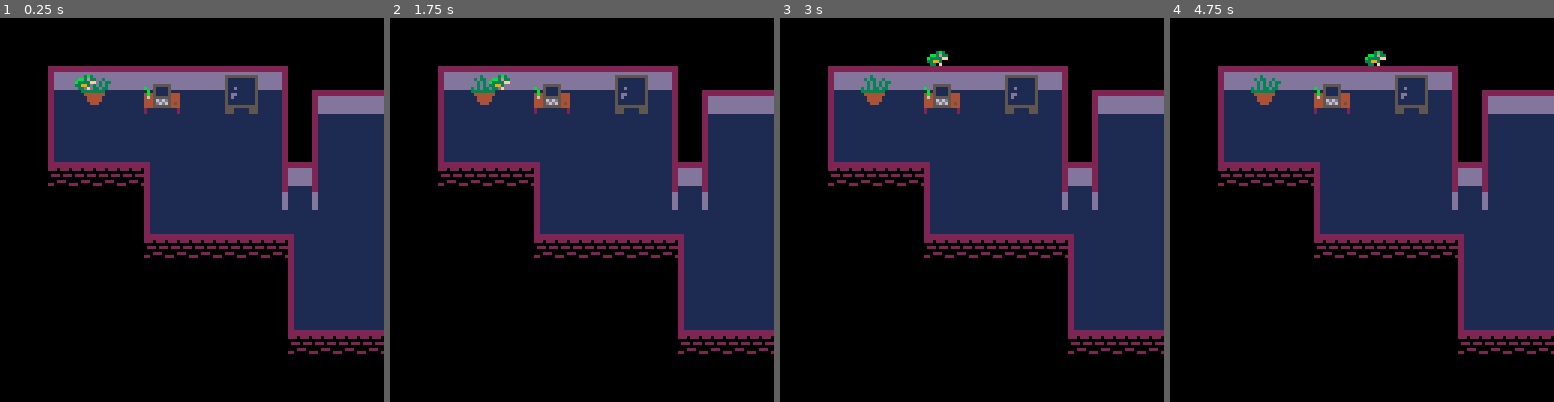
Above: before the commit, frames 1-4 (left to right).
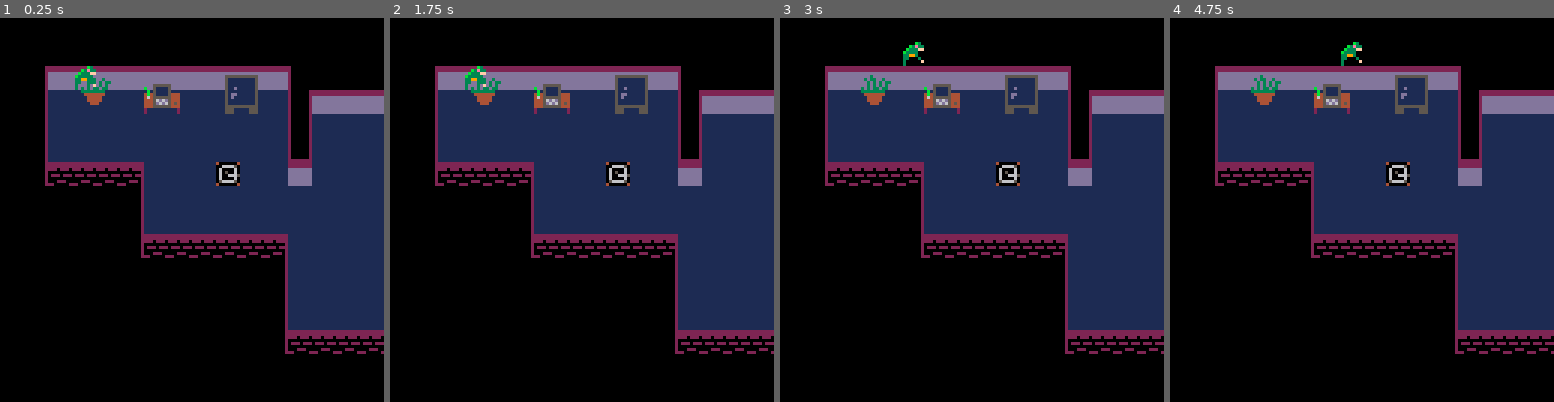
Above: after the commit, the same moments.

Repository: mirabish/BiSH
Game: PICO-8 cartridge miranda.p8
Same seed, same stepped clock (60 frames per second), same inputs: the game is played once before the commit and once after it.
Inputs:
- Up to frame 1 (0.25 s): no input
- Up to frame 2 (1.75 s): hold Right from 1.6 s (still down)
- Up to frame 3 (3 s): release Right at 2.1 s; hold Up 2.15-2.42 s; hold Right from 2.47 s (still down)
- Up to frame 4 (4.75 s): release Right at 3.03 s; hold Left 3.08-3.58 s; hold Down 3.63-3.97 s; hold Right 4.02-4.68 s; hold Up from 4.73 s (still down)

The runs differ from the first frame. In frame 1, 3.7% of the frame differs, in the area x 11-83%, y 12-88%; in frame 2, 3.8%; in frame 3, 3.8%, in the area x 11-83%, y 6-88%; in frame 4, 3.8%.

Commit message:
collisions + music

Diff:
--- a/miranda.p8
+++ b/miranda.p8
@@ -1,5 +1,5 @@
 pico-8 cartridge // http://www.pico-8.com
-version 34
+version 35
 __lua__
 --player code
 function _init()
@@ -35,7 +36,7 @@
 	p.x=3
 	p.y=2
 
-	p.sprite=2
+	p.sprite=6
 
 end
 
@@ -58,6 +59,8 @@
 
 		-- letting using key
 
+	interact(newx,newy)
+
 	if (can_move(newx,newy)) then
 		p.x = mid(0, newx, 127)
 		p.y = mid(0, newy, 63)
@@ -70,10 +73,11 @@
 function map_setup()
 -- tile settings
  wall=0
- key=1
+ stereo=1
  door=2
  anim1=3
  anim2=4
+ sound=5
  lose=6
  win=7
 --sprite flags^
@@ -92,8 +96,9 @@
 end
 
 function is_tile(tile_type,x,y)
-	tile = mget(x,y)
-	has_flag=fget(tile,tile_type)
+	tile = mget(x,y)  --what number sprite is at this tile
+	has_flag=fget(tile,tile_type) --tels us if that sprite has the sprite flags
+	--turned on
 	return has_flag
 end
 
@@ -108,23 +113,23 @@
 	-- then replaces it with
 	-- that tile + 1
 	-- remember to replace
-	-- with like white lightening
 	-- or something
 
 end
 
-function get_key(x,y)
-	p.keys+=1
-	swap_tile(x,y)
-
-end
-
-function open_door(x,y)
-	p.keys-=1
-	swap_tile(x,y)
-
-
-end
+function interact(x,y)
+	if (is_tile(sound,x,y)) then
+			get_sound(x,y)
+	end
+end
+
+
+
+function get_sound(x,y)
+	sfx(01)
+end
+
+
 
 
 
@@ -207,26 +212,39 @@
 
 
 __gff__
-0000000000000000000000000000000000000000000000000000000000000000000000000000000000000000000000000000000000000000000000000000000001000000000001010000000000000000000000000101000000000000000000000000000000000000000000000000000000000000000000000000000000000000
-0000000000000000000000000000000000000000000000000000000000000000000000000000000000000000000000000000000000000000000000000000000000000000000000000000000000000000000000000000000000000000000000000000000000000000000000000000000000000000000000000000000000000000
+0000000000000000000000000000000000000000000000000000000000000000000000000000000000000000000000000000000000000000000000000000000001000000000001010000000100000000000000000101000000000001000000000000000001010021000000010000000001010000000000000000000100000000
+0001010001010000000000000000000000010100000000000000000000000000000000000000000000000000000000000000000000000000000000000000000000000000000000000000000000000000000000000000000000000000000000000000000000000000000000000000000000000000000000000000000000000000
 __map__
 4fbf7fbfbf7f4f4f7f4f4f7f4f7f4fbfbfbfbfbfbfbfbfbf6e6e6e0000000000000000000000000000000000000000000000000000000000000000000000000000000000000000000000000000000000000000000000000000000000000000000000000000000000000000000000000000000000000000000000000000000000
-bfbf6661bfbfbfbfbfbfbfbfbfbfbfbfbfbfbfbfbfbfbfbf6e6e6e0000000000000000000000000000000000000000000000000000000000000000000000000000000000000000000000000000000000000000000000000000000000000000000000000000000000000000000000000000000000000000000000000000000000
-bfbf48848547545547818249bfbfbfbfbfbfbfbfbf7fbfbf6e6e6e0000000000000000000000000000000000000000000000000000000000000000000000000000000000000000000000000000000000000000000000000000000000000000000000000000000000000000000000000000000000000000000000000000000000
-bfbf45949550646550919252bf4847474749bfbfbfbfbfbf6e6e6e0000000000000000000000000000000000000000000000000000000000000000000000000000000000000000000000000000000000000000000000000000000000000000000000000000000000000000000000000000000000000000000000000000000000
-bf7f45505050505050505052bf4550505052bfbfbfbfbfbf6e6e6e0000000000000000000000000000000000000000000000000000000000000000000000000000000000000000000000000000000000000000000000000000000000000000000000000000000000000000000000000000000000000000000000000000000000
-bfbf45505050505050505052bf4550505052bfbfbfbfbfbf6e6e6e0000000000000000000000000000000000000000000000000000000000000000000000000000000000000000000000000000000000000000000000000000000000000000000000000000000000000000000000000000000000000000000000000000000000
-bfbf40404040455050505052474550505060474749bfbfbf6e6e6e0000000000000000000000000000000000000000000000000000000000000000000000000000000000000000000000000000000000000000000000000000000000000000000000000000000000000000000000000000000000000000000000000000000000
-bfbfbfbfbfbf455050505060505150505050505052bfbfbf6e6e6e0000000000000000000000000000000000000000000000000000000000000000000000000000000000000000000000000000000000000000000000000000000000000000000000000000000000000000000000000000000000000000000000000000000000
-bfbfbfbfbfbf455050505050505050505050505052bfbfbf6e6e6e0000000000000000000000000000000000000000000000000000000000000000000000000000000000000000000000000000000000000000000000000000000000000000000000000000000000000000000000000000000000000000000000000000000000
-bfbfbfbfbfbf404040404040455050505050505052bfbfbf6e6e6e0000000000000000000000000000000000000000000000000000000000000000000000000000000000000000000000000000000000000000000000000000000000000000000000000000000000000000000000000000000000000000000000000000000000
-bfbfbfbfbfbfbfbfbfbfbfbf455050505050505052bfbfbf6e6e6e0000000000000000000000000000000000000000000000000000000000000000000000000000000000000000000000000000000000000000000000000000000000000000000000000000000000000000000000000000000000000000000000000000000000
-61616161616161616161bfbf455050505050505052bfbfbf6e6e6e0000000000000000000000000000000000000000000000000000000000000000000000000000000000000000000000000000000000000000000000000000000000000000000000000000000000000000000000000000000000000000000000000000000000
-616161616161616161616e6e4550505050505050526e6e6e6e6e6e0000000000000000000000000000000000000000000000000000000000000000000000000000000000000000000000000000000000000000000000000000000000000000000000000000000000000000000000000000000000000000000000000000000000
-616161616161616161616e6e4040404040404040406e6e6e6e6e6e0000000000000000000000000000000000000000000000000000000000000000000000000000000000000000000000000000000000000000000000000000000000000000000000000000000000000000000000000000000000000000000000000000000000
+bfbf69696969696969696969bfbfbfbfbfbfbfbfbfbfbfbf6e6e6e0000000000000000000000000000000000000000000000000000000000000000000000000000000000000000000000000000000000000000000000000000000000000000000000000000000000000000000000000000000000000000000000000000000000
+bf7b478485475455478182474bbfbfbfbfbfbfbfbf7fbfbf6e6e6e0000000000000000000000000000000000000000000000000000000000000000000000000000000000000000000000000000000000000000000000000000000000000000000000000000000000000000000000000000000000000000000000000000000000
+bf7b509495506465509192505b47474747474bbfbfbfbfbf6e6e6e0000000000000000000000000000000000000000000000000000000000000000000000000000000000000000000000000000000000000000000000000000000000000000000000000000000000000000000000000000000000000000000000000000000000
+bf7b505050505050505050505b50505050504bbfbfbfbfbf6e6e6e0000000000000000000000000000000000000000000000000000000000000000000000000000000000000000000000000000000000000000000000000000000000000000000000000000000000000000000000000000000000000000000000000000000000
+bf7b505050505050505050506b50505050504bbfbfbfbfbf6e6e6e0000000000000000000000000000000000000000000000000000000000000000000000000000000000000000000000000000000000000000000000000000000000000000000000000000000000000000000000000000000000000000000000000000000000
+bf7b404040705050506750504750505050504747474bbfbf6e6e6e0000000000000000000000000000000000000000000000000000000000000000000000000000000000000000000000000000000000000000000000000000000000000000000000000000000000000000000000000000000000000000000000000000000000
+bfbfbfbfbf7b5050505050505050505050505050504bbfbf6e6e6e0000000000000000000000000000000000000000000000000000000000000000000000000000000000000000000000000000000000000000000000000000000000000000000000000000000000000000000000000000000000000000000000000000000000
+bfbfbfbfbf7b5050505050505050505050505050504bbfbf6e6e6e0000000000000000000000000000000000000000000000000000000000000000000000000000000000000000000000000000000000000000000000000000000000000000000000000000000000000000000000000000000000000000000000000000000000
+bfbfbfbfbf7b4040404040705050505050505050504bbfbf6e6e6e0000000000000000000000000000000000000000000000000000000000000000000000000000000000000000000000000000000000000000000000000000000000000000000000000000000000000000000000000000000000000000000000000000000000
+bfbfbfbfbfbfbfbfbfbfbf7b5050505050505050504bbfbf6e6e6e0000000000000000000000000000000000000000000000000000000000000000000000000000000000000000000000000000000000000000000000000000000000000000000000000000000000000000000000000000000000000000000000000000000000
+61616161616161616161bf7b5050505050505050504bbfbf6e6e6e0000000000000000000000000000000000000000000000000000000000000000000000000000000000000000000000000000000000000000000000000000000000000000000000000000000000000000000000000000000000000000000000000000000000
+616161616161616161616e7b5050505050505050504b6e6e6e6e6e0000000000000000000000000000000000000000000000000000000000000000000000000000000000000000000000000000000000000000000000000000000000000000000000000000000000000000000000000000000000000000000000000000000000
+616161616161616161616e7b4040404040404040404b6e6e6e6e6e0000000000000000000000000000000000000000000000000000000000000000000000000000000000000000000000000000000000000000000000000000000000000000000000000000000000000000000000000000000000000000000000000000000000
 616161616161616161616e6e6e6e6e6e6e6e6e6e6e6e6e6e6e6e6e0000000000000000000000000000000000000000000000000000000000000000000000000000000000000000000000000000000000000000000000000000000000000000000000000000000000000000000000000000000000000000000000000000000000
 61616161616161617f617f7f6e6e6e6e6e6e6e6e6e6e6e6e6e6e6e0000000000000000000000000000000000000000000000000000000000000000000000000000000000000000000000000000000000000000000000000000000000000000000000000000000000000000000000000000000000000000000000000000000000
 616161616161616161616e6e6e6e6e7f6e6e6e6e6e6e6e6e6e6e6e0000000000000000000000000000000000000000000000000000000000000000000000000000000000000000000000000000000000000000000000000000000000000000000000000000000000000000000000000000000000000000000000000000000000
 61616161616161617f7f6e6e6e6e6e6e6e6e6e6e6e6e6e6e6e6e6e0000000000000000000000000000000000000000000000000000000000000000000000000000000000000000000000000000000000000000000000000000000000000000000000000000000000000000000000000000000000000000000000000000000000
 616161616161616161616e6e6e6e6e6e6e6e6e6e6e6e6e6e6e6e6e0000000000000000000000000000000000000000000000000000000000000000000000000000000000000000000000000000000000000000000000000000000000000000000000000000000000000000000000000000000000000000000000000000000000
 0000000000000000000000000000006e00000000000000000000000000000000000000000000000000000000000000000000000000000000000000000000000000000000000000000000000000000000000000000000000000000000000000000000000000000000000000000000000000000000000000000000000000000000
+…(13 lines of a section not shown)…
Not shown, changed: 33 lines of the sprite sheet (__gfx__) section of miranda.p8
Not shown, changed: the music (__music__) section of miranda.p8
Not shown, changed: the sound effects (__sfx__) section of miranda.p8
